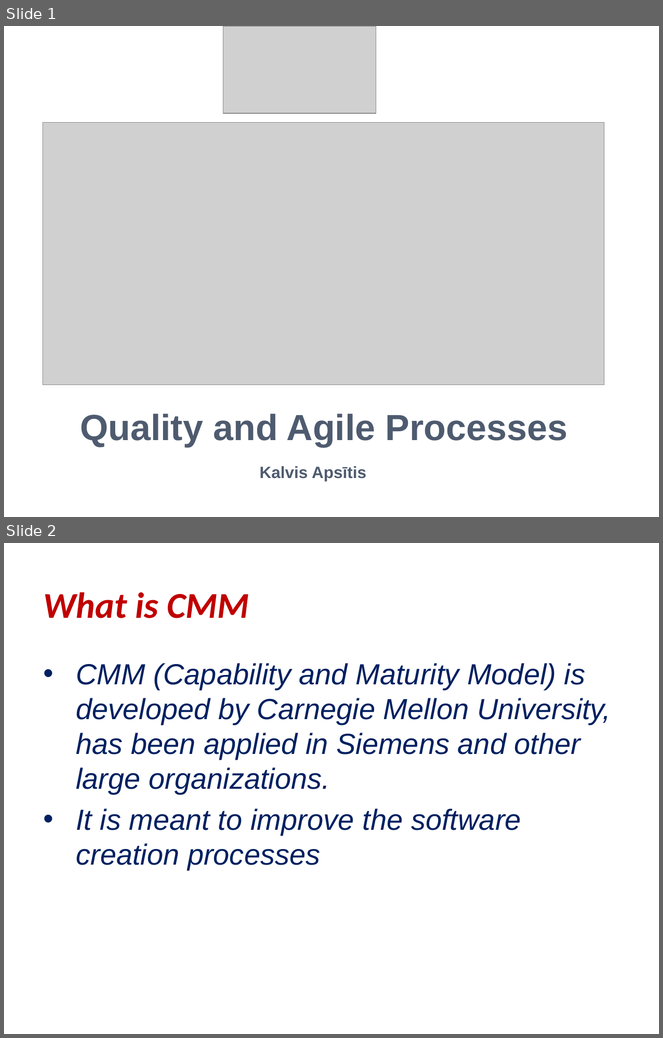
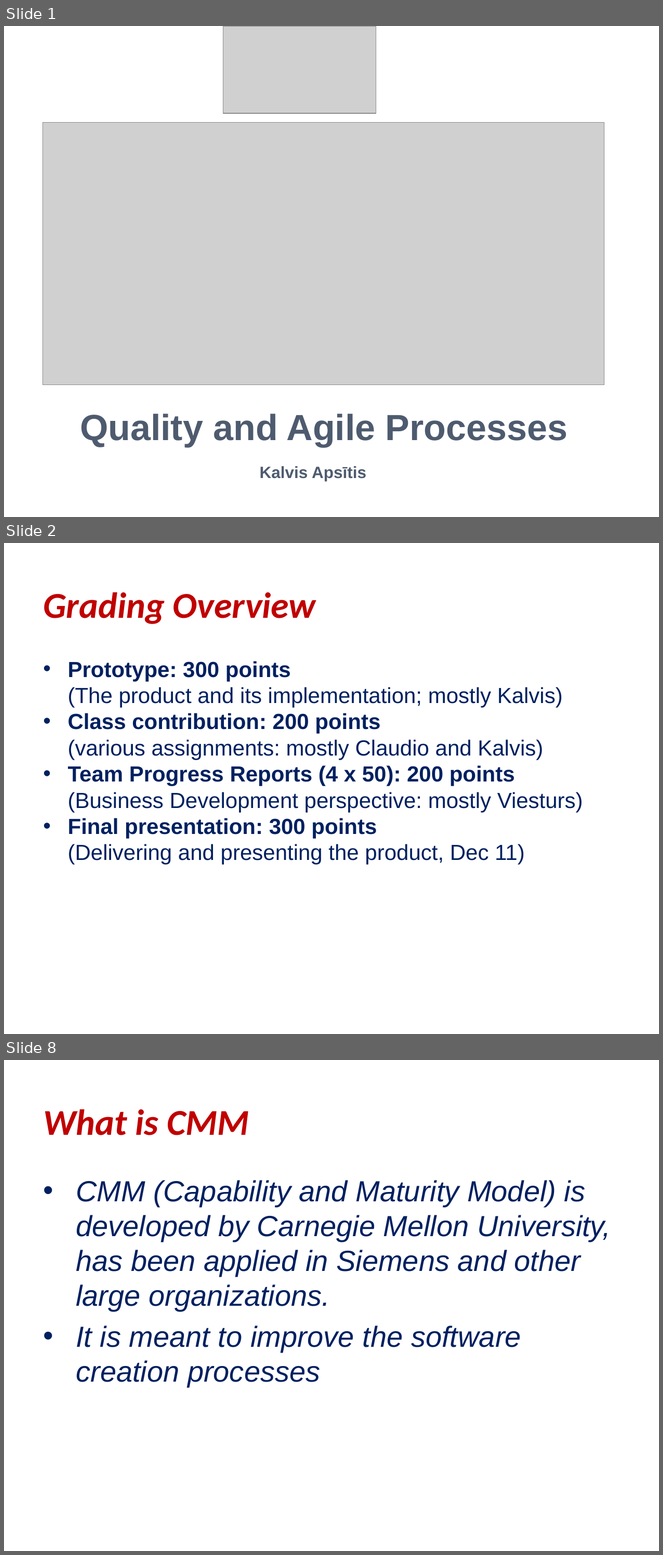
Before and after one commit to kapsitis/math, a slide deck: src/site/rbs/static/quality-and-agile-processes.pptx. Shown one above the other, each under a label of ours: slides 1 and 2 before the commit, slides 1, 2 and 8 after it; the slides between them are not shown. The pictures are 663x1038 and 663x1555 pixels, drawn with LibreOffice and Linux fonts; fonts in the diff are those of the drawing; grey boxes stand for pictures. Boxes give left, top, right and bottom in pixels: in the first picture for what was removed or moved away, otherwise in the second. Text is boxed around its words. In the diff, an @@ line names an element or a change of style, - is before the commit and + after.

```diff
--- a/src/site/rbs/static/quality-and-agile-processes.pptx
+++ b/src/site/rbs/static/quality-and-agile-processes.pptx
@@ slide 2 added at <box>4,543,659,1034</box>, background #FFFFFF @@
@@ text added at <box>43,592,316,624</box>, 40 pt, text #C00000, bold, italic @@
+Grading Overview
@@ text added at <box>68,661,583,865</box>, 24 pt, text #002060 @@
+• Prototype: 300 points
+  (The product and its implementation; mostly Kalvis)
+• Class contribution: 200 points
+  (various assignments: mostly Claudio and Kalvis)
+• Team Progress Reports (4 x 50): 200 points
+  (Business Development perspective: mostly Viesturs)
+• Final presentation: 300 points
+  (Delivering and presenting the product, Dec 11)
@@ what was slide 2 is now slide 8 @@
```
Also in this commit, not shown: 5 other slides added, 2 other files.
